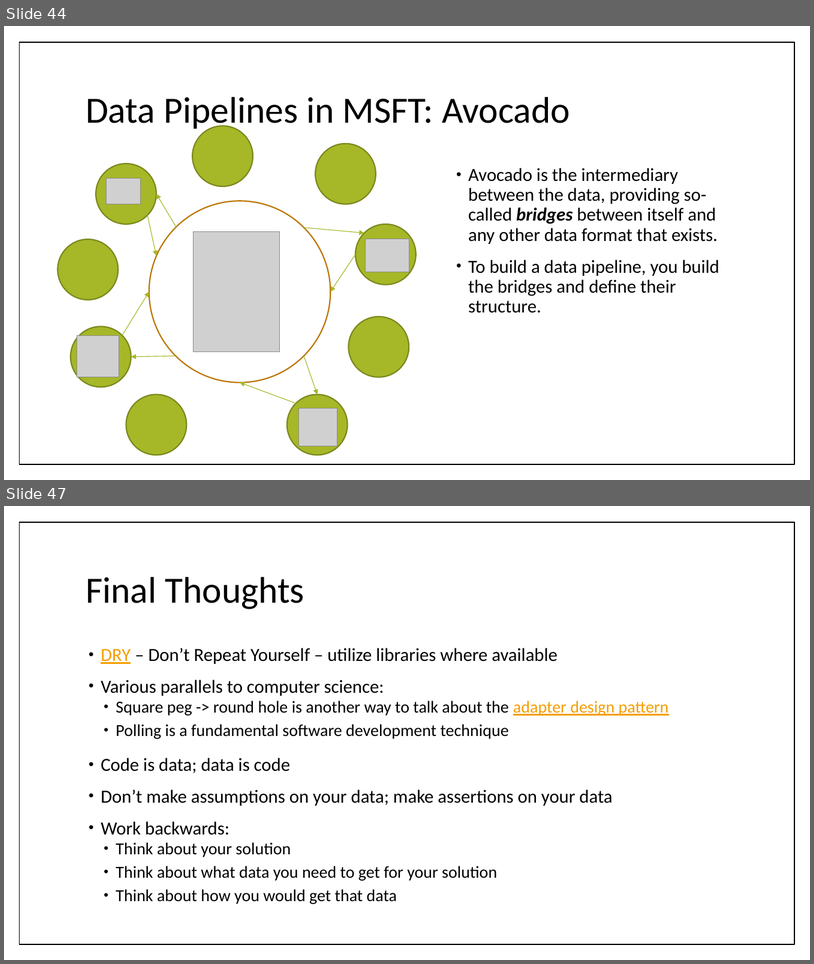
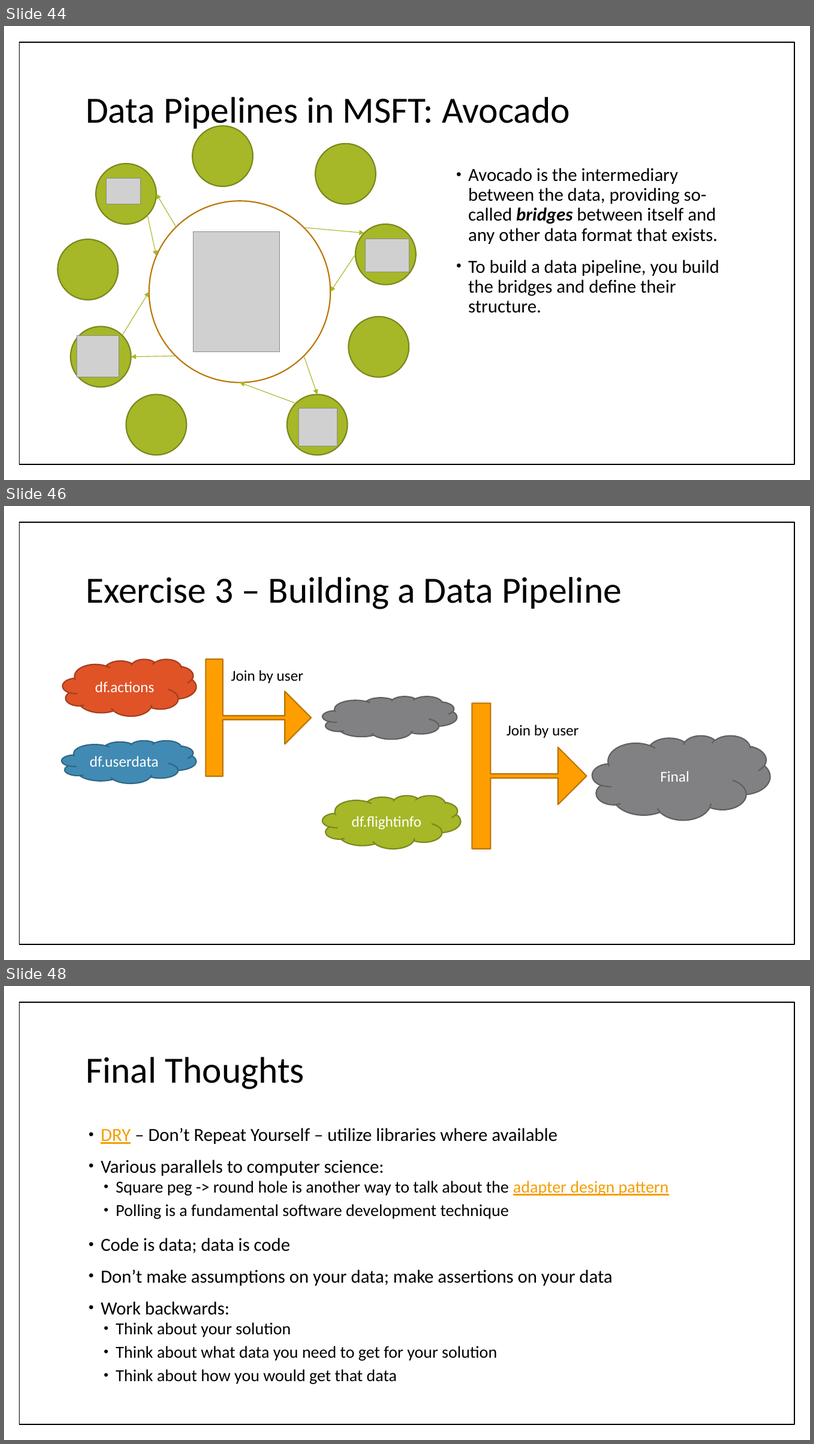
Before and after one commit to paulraff/2016CAPP, a slide deck: 2016 - CAPP Workshop.pptx. Shown one above the other, each under a label of ours: slides 44 and 47 before the commit, slides 44, 46 and 48 after it; the slides between them are not shown. The pictures are 814x964 and 814x1444 pixels, drawn with LibreOffice and Linux fonts; fonts in the diff are those of the drawing; grey boxes stand for pictures. Boxes give left, top, right and bottom in pixels: in the first picture for what was removed or moved away, otherwise in the second. Text is boxed around its words. In the diff, an @@ line names an element or a change of style, - is before the commit and + after.

```diff
--- a/2016 - CAPP Workshop.pptx
+++ b/2016 - CAPP Workshop.pptx
@@ slide 46 added at [4,506,810,960], background #FFFFFF; not listed: 1 template element that a slide beside it also shows @@
@@ title added at [86,577,622,609], 44 pt, text #000000 @@
+Exercise 3 – Building a Data Pipeline
@@ cloud added at [63,659,197,716], fill #DF5327, outline #A53D1D 1.5 pt, 18 pt, text #FFFFFF @@
+df.actions
@@ right arrow callout added at [206,659,311,776], fill #FE9E00, outline #BC7500 1.5 pt @@
@@ text added at [231,670,303,683], 18 pt, text #000000 @@
+Join by user
@@ cloud added at [323,696,458,739], fill #818183, outline #5F5F61 1.5 pt @@
@@ right arrow callout added at [472,703,587,849], fill #FE9E00, outline #BC7500 1.5 pt @@
@@ text added at [507,724,579,738], 18 pt, text #000000 @@
+Join by user
@@ cloud added at [593,735,770,820], fill #818183, outline #5F5F61 1.5 pt, 18 pt, text #FFFFFF @@
+Final
@@ cloud added at [62,740,197,783], fill #418AB3, outline #306684 1.5 pt, 18 pt, text #FFFFFF @@
+df.userdata
@@ cloud added at [323,795,461,849], fill #A6B727, outline #7B871D 1.5 pt, 18 pt, text #FFFFFF @@
+df.flightinfo
@@ what was slide 47 is now slide 48 @@
```
Also in this commit, not shown: 2 slides changed.
